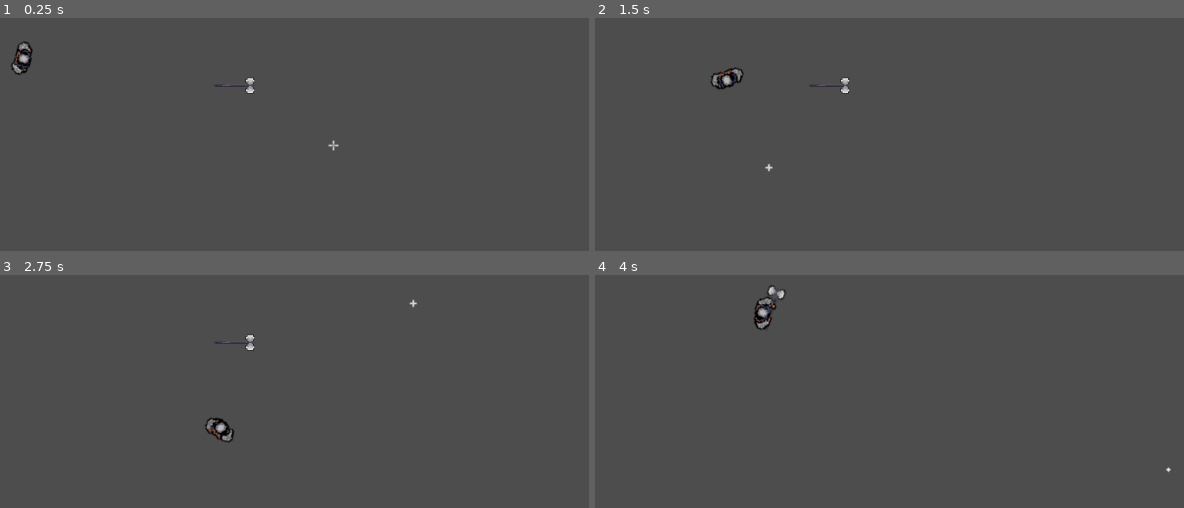
Above: before the commit, frames 1-4 (two rows, left to right).
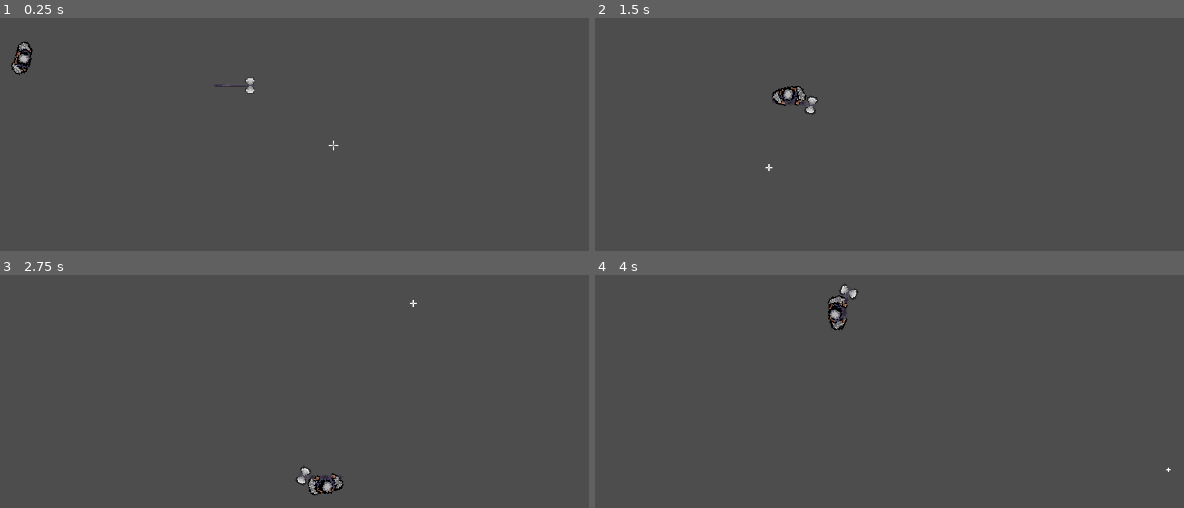
Above: after the commit, the same moments.

Repository: GuilhermeVale1/camelot
Game: Godot game, scene res://main.tscn
Two runs of this game, one before a commit and one after it. Both use one fixed random seed, a clock stepped at 60 frames per second and the inputs below.
Inputs (mouse positions are in pixels of both pictures, inside the frame that each line leads up to):
- Up to frame 1 (0.25 s): no input
- Up to frame 2 (1.5 s): move the mouse to (1101, 122) at 0.52 s; hold D (direita) 0.53-1.28 s; tap E (pegarArma) at 0.6, 1.35 s; move the mouse to (765, 167) at 1.27 s; hold S (baixo) from 1.28 s (still down)
- Up to frame 3 (2.75 s): move the mouse to (412, 302) at 2.02 s; release S (baixo) at 2.03 s; hold D (direita) from 2.03 s (still down); tap E (pegarArma) at 2.1 s
- Up to frame 4 (4 s): move the mouse to (889, 491) at 2.77 s; release D (direita) at 2.78 s; hold W (cima) 2.78-3.53 s; tap E (pegarArma) at 2.85, 3.6 s; move the mouse to (1166, 470) at 3.52 s; hold A (esquerda) from 3.53 s (still down)

The runs differ from the first frame. In frame 1, 0.1% of the frame differs, in the area x 1-58%, y 10-57%; in frame 2, 0.9%; in frame 3, 0.9%, in the area x 34-71%, y 10-95%; in frame 4, 0.9%.

Commit message:
triangulaçãoVelocidade

Diff:
--- a/Documents/camelot/cursor.tscn
+++ b/Documents/camelot/cursor.tscn
@@ -107,6 +107,7 @@
 script = ExtResource("1_fi4uc")
 
 [node name="AnimatedSprite2D" type="AnimatedSprite2D" parent="."]
+texture_filter = 1
 scale = Vector2(0.5, 0.5)
 sprite_frames = SubResource("SpriteFrames_tbqkm")
 frame_progress = 0.634016
--- a/Documents/camelot/game_mananger.gd
+++ b/Documents/camelot/game_mananger.gd
@@ -7,7 +7,7 @@
 func _ready():
 	pass
 
-
+#GameMananger -> Usado para gerênciar o jogo, como tela de pause, interface gráfica, etc.
 
 func collectWeapon():
 	if(shapeWeapon == true):
--- a/Documents/camelot/machado.gd
+++ b/Documents/camelot/machado.gd
@@ -1,11 +1,8 @@
 extends Area2D
-
-
-
 
 # Called when the node enters the scene tree for the first time.
 func _ready():
-	GameMananger.coletarArma.connect(coletaArma)
+	GameMananger.coletarArma.connect(coletaArma) #sinal que chama a func coletar_arma
 
 
 # Called every frame. 'delta' is the elapsed time since the previous frame.
@@ -13,14 +10,14 @@
 	pass
 
 
-func _on_body_entered(body):
-	if(body.is_in_group("jogador")):
+func _on_body_entered(body): #verifica se algum obj está em contato com o machado
+	if(body.is_in_group("jogador")): #detecta se o jogador está na área do machado
 		GameMananger.areaMachado()
-		body.z_index = 1
+		body.z_index = 1 #faz o machado não sobrepor o jogador
 
-func coletaArma():
+func coletaArma(): #some o machado do cena
 	queue_free()
 
-func _on_body_exited(body):
+func _on_body_exited(body): #detecta se o jogador saiu da área do machado
 	if(body.is_in_group("jogador")):
 		GameMananger.foraMachado()
--- a/Documents/camelot/player.gd
+++ b/Documents/camelot/player.gd
@@ -1,6 +1,6 @@
 extends CharacterBody2D
 
-var speed : float = 200.0
+var speed : float = 300.0
 var life : float = 300.0
 var seconds = 0
 var animationMovment = "andando"
@@ -35,6 +35,18 @@
 		if( GameMananger.collectWeapon()):
 			animationMovment = "andandoMach"
 			animationStop = "paradoMach"
+
+	var x_mov = Input.get_action_strength("direita") - Input.get_action_strength("esquerda")
+	# x_mov = 1 - 0 = 1 mov = right
+	# x_mov = 0 - 1 = -1 mov = left
+
+	var y_mov = Input.get_action_strength("baixo") - Input.get_action_strength("cima")
+	# y_mov = 1 - 0 = 1 mov = down
+	# y_mov = 0 - 1 = -1 mov = up
+
+	var mov = Vector2(x_mov, y_mov)
+
+	velocity = mov.normalized()*speed
 	move_and_slide()
 
 
--- a/Documents/camelot/player.tscn
+++ b/Documents/camelot/player.tscn
@@ -225,10 +225,11 @@
 script = ExtResource("1_o2e8q")
 
 [node name="AnimatedSprite2D" type="AnimatedSprite2D" parent="."]
+texture_filter = 1
 position = Vector2(-1.6, -0.4)
 scale = Vector2(0.2, 0.2)
 sprite_frames = SubResource("SpriteFrames_xrqnv")
-animation = &"andando"
+animation = &"parado"
 
 [node name="CollisionShape2D" type="CollisionShape2D" parent="."]
 position = Vector2(-1.7, -0.6)
